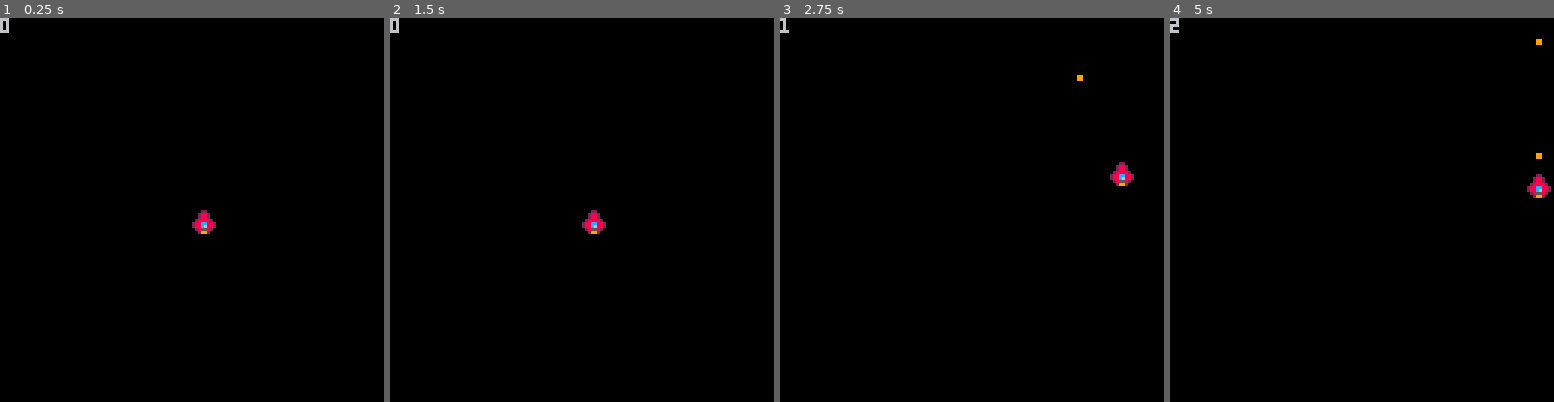
Above: before the commit, frames 1-4 (left to right).
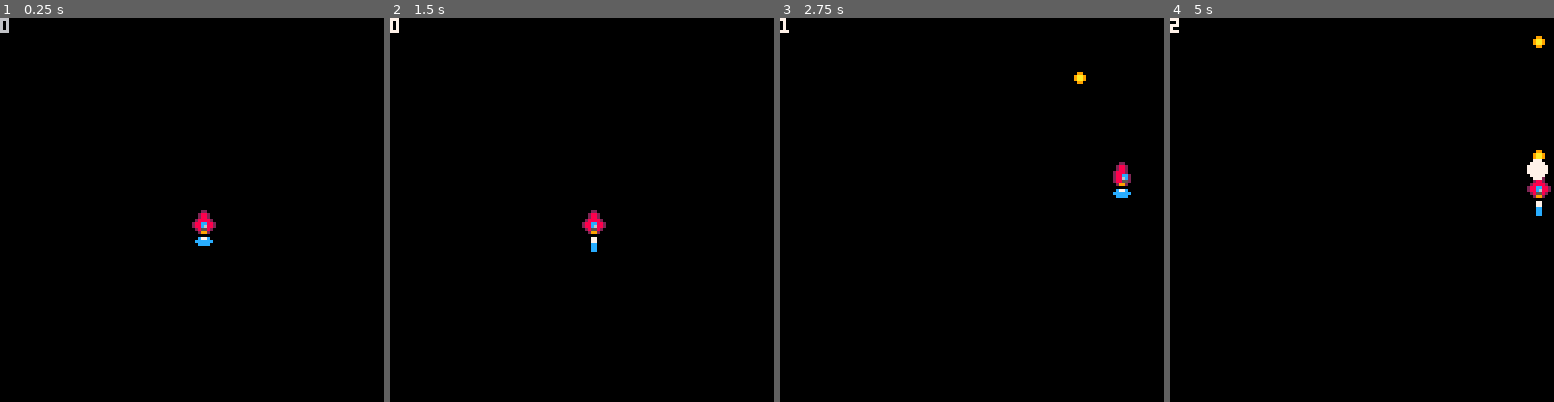
Above: after the commit, the same moments.

Repository: gabriel-jm/pico8-games
Game: PICO-8 cartridge shmup.p8
Same seed, same stepped clock (60 frames per second), same inputs: the game is played once before the commit and once after it.
Inputs:
- Up to frame 1 (0.25 s): no input
- Up to frame 2 (1.5 s): tap O (Z key) at 0.7 s
- Up to frame 3 (2.75 s): hold Right 1.6-2.1 s; tap O (Z key) at 1.7, 2.1, 2.5 s; hold Up 2.15-2.42 s; hold Right from 2.47 s (still down)
- Up to frame 4 (5 s): tap O (Z key) every 0.4 s from 2.9 to 4.9 s; release Right at 3.03 s; hold Left 3.08-3.58 s; hold Down 3.63-3.97 s; hold Right 4.02-4.68 s; hold Up from 4.73 s (still down)

The runs differ from the first frame. In frame 1, less than 0.1% of the frame differs, in the area x 50-56%, y 57-60%; in frame 2, 0.1%; in frame 3, 0.3%; in frame 4, 0.5%, in the area x 0-99%, y 0-52%.

Commit message:
add ship flame and muzzle flash

Diff:
--- a/shmup.p8
+++ b/shmup.p8
@@ -6,24 +6,46 @@
 	ship_y=64
 	ship_sx=0
 	ship_sy=0
+	ship_spr=2
+
+	flame_spr=5
 
 	bullets={}
+	bullet_spr=16
+
+	muzzle=0
 end
 
 function _draw()
 	cls()
-	spr(1,ship_x,ship_y)
+	spr(ship_spr,ship_x,ship_y)
 	foreach(bullets,function(b)
-		spr(2,b.x,b.y)
+		spr(bullet_spr,b.x,b.y)
 	end)
+	spr(flame_spr,ship_x,ship_y+8)
 	print(#bullets)
+
+	if muzzle>0 then
+		circfill(
+			ship_x+3,
+			ship_y-2,
+			muzzle,
+			7
+		)
+	end
 end
 
 function _update()
-	ship_sx,ship_sy=0,0
+	ship_sx,ship_sy,ship_spr=0,0,2
 
-	if (btn(⬅️)) ship_sx=-2
-	if (btn(➡️)) ship_sx=2
+	if btn(⬅️) then
+		ship_sx=-2
+		ship_spr=1
+	end
+	if (btn(➡️)) then
+		ship_sx=2
+		ship_spr=3
+	end
 	if (btn(⬆️)) ship_sy=-2
 	if (btn(⬇️)) ship_sy=2
 	if btnp(🅾️) then
@@ -32,6 +54,7 @@
 			{x=ship_x,y=ship_y-4}
 		)
 		sfx(0)
+		muzzle=6
 	end
 
 	ship_x+=ship_sx
@@ -39,25 +62,37 @@
 
 	foreach(bullets,function(b)
 		b.y-=4
+
+		if b.y<0 then
+			del(bullets,b)
+		end
 	end)
+
+	flame_spr+=1
+
+	if flame_spr>9 then
+		flame_spr=5
+	end
+
+	muzzle=max(0,muzzle-1)
 
 	ship_x=mid(0,ship_x,127-8)
 	ship_y=mid(0,ship_y,127-8)
-
-	for i=#bullets,1,-1 do
-		if bullets[i].y<0 then
-			del(bullets,bullets[i])
-		end
-	end
 end
 __gfx__
-00000000000220000000000000000000000000000000000000000000000000000000000000000000000000000000000000000000000000000000000000000000
-00000000002882000000000000000000000000000000000000000000000000000000000000000000000000000000000000000000000000000000000000000000
-00700700002882000000000000000000000000000000000000000000000000000000000000000000000000000000000000000000000000000000000000000000
-00077000028888200009900000000000000000000000000000000000000000000000000000000000000000000000000000000000000000000000000000000000
-00077000288cc8820009900000000000000000000000000000000000000000000000000000000000000000000000000000000000000000000000000000000000
-00700700288c68820000000000000000000000000000000000000000000000000000000000000000000000000000000000000000000000000000000000000000
-00000000028558200000000000000000000000000000000000000000000000000000000000000000000000000000000000000000000000000000000000000000
-00000000002992000000000000000000000000000000000000000000000000000000000000000000000000000000000000000000000000000000000000000000
+00000000000220000002200000022000000000000000000000000000000000000000000000000000000000000000000000000000000000000000000000000000
+000000000028820000288200002882000000000000077000000770000007700000c77c0000077000000000000000000000000000000000000000000000000000
+007007000028820000288200002882000000000000c77c000007700000c77c000cccccc000c77c00000000000000000000000000000000000000000000000000
+000770000028882002888820028882000000000000cccc00000cc00000cccc0000cccc0000cccc00000000000000000000000000000000000000000000000000
+0007700002cc8820288cc8820288cc2000000000000cc000000cc000000cc00000000000000cc000000000000000000000000000000000000000000000000000
+0070070002c68820288c688202886c200000000000000000000cc000000000000000000000000000000000000000000000000000000000000000000000000000
+00000000025588200285582002885520000000000000000000000000000000000000000000000000000000000000000000000000000000000000000000000000
+00000000002992000029920000299200000000000000000000000000000000000000000000000000000000000000000000000000000000000000000000000000
+00000000000000000000000000000000000000000000000000000000000000000000000000000000000000000000000000000000000000000000000000000000
+00000000000000000000000000000000000000000000000000000000000000000000000000000000000000000000000000000000000000000000000000000000
+00099000000000000000000000000000000000000000000000000000000000000000000000000000000000000000000000000000000000000000000000000000
+009aa900000000000000000000000000000000000000000000000000000000000000000000000000000000000000000000000000000000000000000000000000
+009aa900000000000000000000000000000000000000000000000000000000000000000000000000000000000000000000000000000000000000000000000000
+00099000000000000000000000000000000000000000000000000000000000000000000000000000000000000000000000000000000000000000000000000000
 
 
